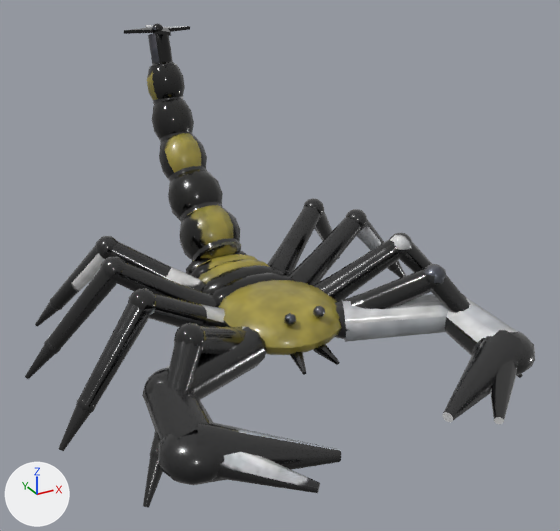
The Blender file source/blender/blend/scorpion_ninja.blend: old version first, new version second.
Camera for both pictures: a 50 mm lens placed at (-1.37, -2.69, 1.68), pointed at (0.06, -0.09, 0.38). Every picture has the same lights, and +X, +Y and +Z are marked at lower left. The older version comes first.

Objects in the first picture: 'scorpion_ninja_Mesh'.
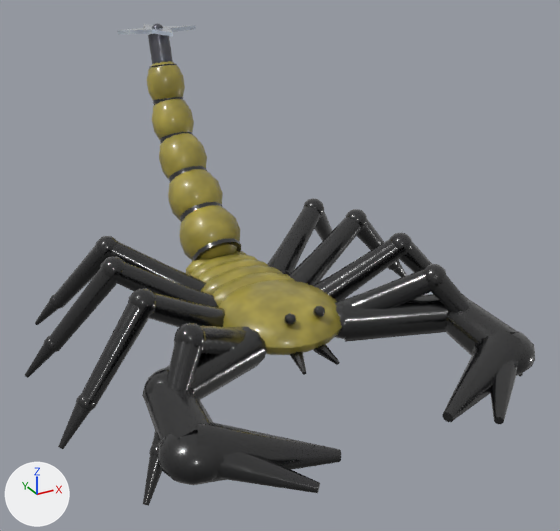
The change, as JSON lines over the scene's bpy script:
```json
{"block": "me_scorpion_ninja_mesh", "where": "# used by ob_scorpion_ninja_mesh; location = (0.0, 0.0, 0.0)"}
{"op": "remove", "block": "me_scorpion_ninja_mesh", "code": "me_scorpion_ninja_mesh.from_pydata(...)  # 3738 vertices, 3748 faces; spans x -0.97..0.97, y -1.11..1.2, z -0.01..1.24"}
{"op": "add", "block": "me_scorpion_ninja_mesh", "code": "me_scorpion_ninja_mesh.from_pydata(...)  # 3738 vertices, 3748 faces; spans x -0.97..0.97, y -1.11..1.23, z 0.0..1.24"}
{"block": "me_scorpion_ninja_mesh", "change": "me_scorpion_ninja_mesh part 1: 138 vertices moved from x -0.97..-0.7, y 0.13..0.63, z -0.01..0.16 to x -0.97..-0.7, y 0.13..0.63, z 0.0..0.17; 4 vertices removed from x -0.96..-0.75, y 0.17..0.53, z -0.01..0.13; 4 vertices added at x -0.96..-0.75, y 0.17..0.53, z 0.01..0.15"}
{"block": "me_scorpion_ninja_mesh", "change": "me_scorpion_ninja_mesh part 2: 137 vertices moved from x 0.7..0.97, y 0.13..0.63, z -0.01..0.16 to x 0.7..0.97, y 0.13..0.63, z 0.0..0.17; 4 vertices removed from x 0.75..0.87, y 0.17..0.53, z 0.11..0.14; 4 vertices added at x 0.75..0.87, y 0.17..0.53, z 0.13..0.15"}
{"block": "me_scorpion_ninja_mesh", "change": "me_scorpion_ninja_mesh part 3: 126 vertices moved from x -0.97..-0.68, y -0.79..-0.28, z -0.01..0.16 to x -0.97..-0.68, y -0.79..-0.28, z 0.0..0.17; 12 vertices removed from x -0.96..-0.7, y -0.72..-0.29, z -0.01..0.15; 12 vertices added at x -0.96..-0.68, y -0.74..-0.29, z 0.01..0.15"}
{"block": "me_scorpion_ninja_mesh", "change": "me_scorpion_ninja_mesh part 4: 16 vertices moved from x -0.17..0.17, y 0.86..1.2, z 1.21..1.22 to x -0.2..0.2, y 0.83..1.23, z 1.2..1.22"}
{"block": "me_scorpion_ninja_mesh", "change": "me_scorpion_ninja_mesh part 5: 3418 kept faces spanning x -0.97..0.97, y -1.11..1.23, z 0.0..1.24 get new texture (UV) coordinates"}
{"block": "me_scorpion_ninja_mesh", "change": "other edits to the shape of me_scorpion_ninja_mesh do not show in these pictures"}
```

Boxes (x1, y1, x2, y2) around the edits, measured in the pictures (560 x 531 px; the box of a moved part takes in the faces that stretch with it):
```json
{"object": "scorpion_ninja_Mesh", "change": "reshaped", "before": [25, 23, 535, 508], "after": [25, 23, 535, 506]}
{"part": 1, "of": "me_scorpion_ninja_mesh", "change": "moved or reshaped", "before": [25, 297, 63, 379], "after": [25, 295, 60, 378]}
{"part": 2, "of": "me_scorpion_ninja_mesh", "change": "moved or reshaped", "before": [338, 257, 406, 278], "after": [392, 260, 407, 278], "on screen": "mostly hidden"}
{"part": 3, "of": "me_scorpion_ninja_mesh", "change": "moved or reshaped", "before": [58, 397, 163, 508], "after": [58, 394, 162, 506]}
{"part": 4, "of": "me_scorpion_ninja_mesh", "change": "moved or reshaped", "before": [124, 25, 190, 36], "after": [118, 24, 196, 36]}
{"part": 5, "of": "me_scorpion_ninja_mesh", "change": "surface changed", "before": [30, 23, 525, 491], "after": [30, 23, 525, 491]}
```
